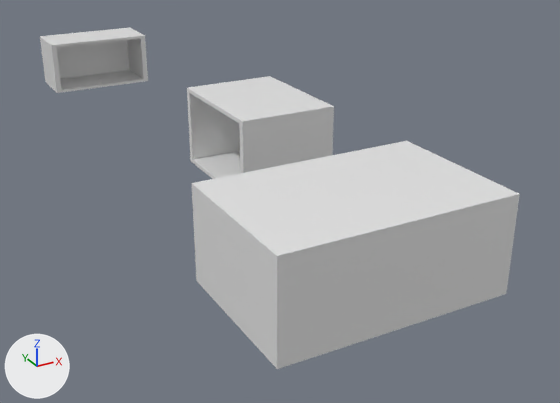
What one commit did to the Blender file scenes/level1-mockup.blend.
Both versions are drawn from a camera (50 mm lens) standing at (-211.0, -412.0, 166.0) and looking at (11.0, -8.0, -36.0). The axes (+X, +Y, +Z) are drawn at lower left. The lights are the same throughout.

Names of what the first picture shows: 'MovableRoom', 'Room.001', 'Room.002', 'Room.003'.
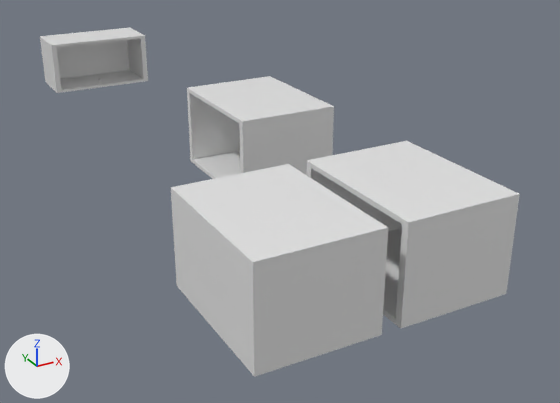
Changed parts and their boxes [x1, y1, x2, y2] in the pictures (560 x 403 px):
```json
{"object": "MovableRoom", "change": "moved", "before": [192, 160, 409, 369], "after": [171, 164, 388, 377]}
```

Scene script edits in JSON lines:
```json
{"op": "set", "path": "ob_movableroom.location", "old": "(-60.0, -150.0, 9.0)", "new": "(-70.0, -150.0, 9.0)"}
```
